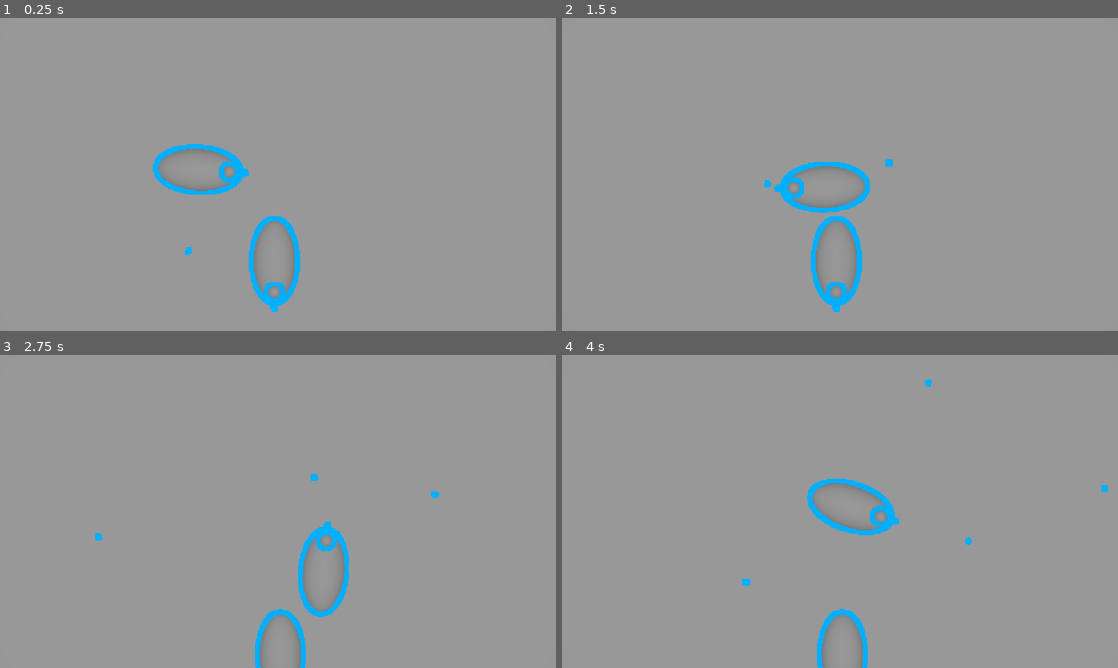
Above: before the commit, frames 1-4 (two rows, left to right).
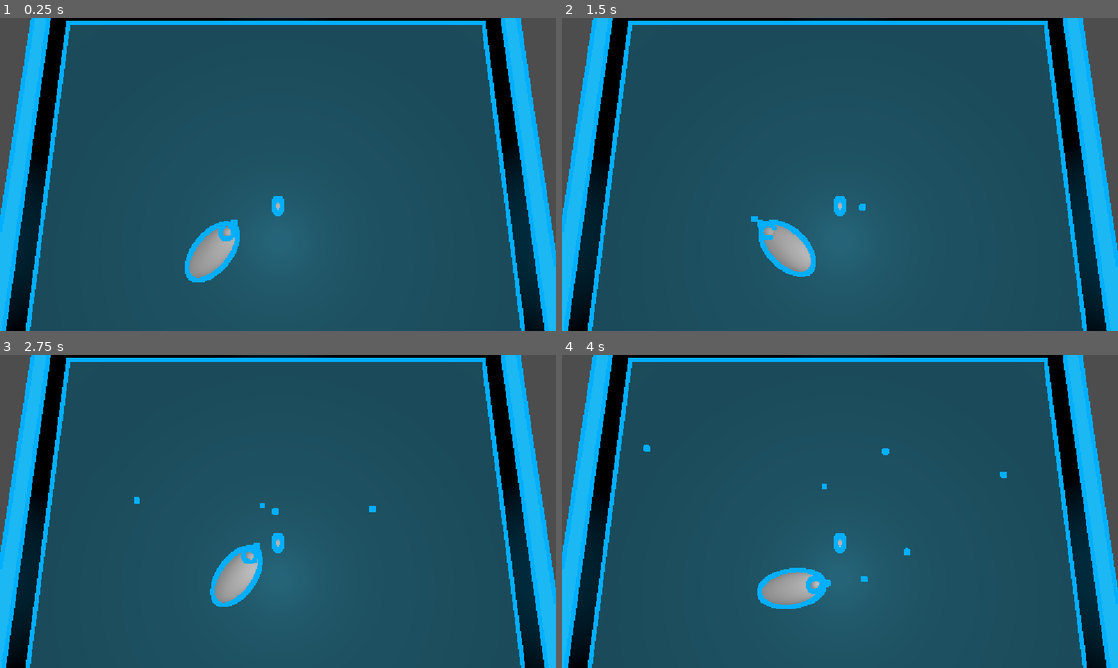
Above: after the commit, the same moments.

Repository: hizzamizza/Bubble-Core-0.5.0
Game: Godot game, scene res://main.tscn
Two runs of this game, one before a commit and one after it. Both use one fixed random seed, a clock stepped at 60 frames per second and the inputs below.
Inputs (mouse positions are in pixels of both pictures, inside the frame that each line leads up to):
- Up to frame 1 (0.25 s): no input
- Up to frame 2 (1.5 s): tap Enter at 0.5 s; move the mouse to (962, 158) at 0.52 s; press the mouse at (962, 158) at 0.53 s; hold D (right) 0.53-1.28 s; move the mouse to (728, 190) at 1.27 s; release the mouse at (728, 190) at 1.28 s; hold S (down) from 1.28 s (still down); click (728, 190) at 1.35 s
- Up to frame 3 (2.75 s): move the mouse to (333, 442) at 2.02 s; release S (down) at 2.03 s; press the mouse at (333, 442) at 2.03 s; hold D (right) from 2.03 s (still down)
- Up to frame 4 (4 s): move the mouse to (812, 574) at 2.77 s; release D (right) at 2.78 s; release the mouse at (812, 574) at 2.78 s; hold W (up) 2.78-3.53 s; click (812, 574) at 2.85 s; move the mouse to (1006, 558) at 3.52 s; press the mouse at (1006, 558) at 3.53 s; hold A (left) from 3.53 s (still down)

The runs differ from the first frame. In frame 1, 99% of the frame differs, in the area x 0-100%, y 0-100%; in frame 2, 99%; in frame 3, 99%; in frame 4, 99%.

Commit message:
Update main.tscn
added a simple arena and light + fixing camera

Diff:
--- a/buble-core-0.5.0/main.tscn
+++ b/buble-core-0.5.0/main.tscn
@@ -7,20 +7,29 @@
 [sub_resource type="PlaneMesh" id="PlaneMesh_cimh6"]
 size = Vector2(30, 30)
 
+[sub_resource type="StandardMaterial3D" id="StandardMaterial3D_p7pei"]
+albedo_color = Color(7.2196127e-07, 0.26996812, 0.33480123, 1)
+
 [sub_resource type="BoxShape3D" id="BoxShape3D_0xm2m"]
 size = Vector3(30, 0.001, 30)
+
+[sub_resource type="BoxMesh" id="BoxMesh_6rw38"]
+size = Vector3(1.0561523, 1, 1)
+
+[sub_resource type="StandardMaterial3D" id="StandardMaterial3D_6rw38"]
+albedo_color = Color(0, 0.7125, 0.95, 1)
 
 [node name="Main" type="Node3D" unique_id=430554001]
 
 [node name="Node3D" parent="." unique_id=935307446 node_paths=PackedStringArray("camera", "plane") instance=ExtResource("1_ig7tw")]
-transform = Transform3D(1, 0, 0, 0, 1, 0, 0, 0, 1, -0.8822923, 0.076847315, 0.051836252)
+transform = Transform3D(4, 0, 0, 0, 4, 0, 0, 0, 4, -3.9720588, 0.076847315, 1.7962155)
 camera = NodePath("../Camera3D")
 plane = NodePath("../MeshInstance3D")
 
 [node name="Camera3D" type="Camera3D" parent="." unique_id=1636048053]
-transform = Transform3D(8.138414, 0, 0, 0, -0.00017866162, 1.0004045, 0, 0.7899966, 0.0002262464, 0.04054594, 9.953379, 0)
-projection = 1
-size = 3.621
+transform = Transform3D(1, 5.454855e-08, -4.928014e-08, 3.7162692e-08, 0.20327815, 0.979121, 6.342721e-08, -0.979121, 0.20327815, 0, 22.80472, 1.695179)
+keep_aspect = 0
+size = 11.352002
 
 [node name="DirectionalLight3D" type="DirectionalLight3D" parent="." unique_id=1570585848]
 transform = Transform3D(1, 0, 0, 0, -0.00037924846, 0.99999994, 0, -0.99999994, -0.00037924846, 0, 3, 0)
@@ -28,6 +37,7 @@
 [node name="MeshInstance3D" type="MeshInstance3D" parent="." unique_id=818786588]
 transform = Transform3D(1, 0, 0, 0, 1, 0, 0, 0, 1, 0.032735825, 0.01808536, 0.00820899)
 mesh = SubResource("PlaneMesh_cimh6")
+surface_material_override/0 = SubResource("StandardMaterial3D_p7pei")
 
 [node name="StaticBody3D" type="StaticBody3D" parent="MeshInstance3D" unique_id=1422474650]
 
@@ -40,3 +50,32 @@
 [node name="Node3D2" parent="." unique_id=939373103 instance=ExtResource("1_ig7tw")]
 transform = Transform3D(0.99999994, 0, 0, 0, 1, 0, 0, 0, 0.99999994, 0, 0, -1)
 script = ExtResource("3_h2yge")
+
+[node name="MeshInstance3D2" type="MeshInstance3D" parent="." unique_id=606424451]
+transform = Transform3D(29.256977, 0, 0, 0, 3.0844643, 0, 0, 0, 1, 0, 0.48882675, -14.410561)
+layers = 8
+mesh = SubResource("BoxMesh_6rw38")
+surface_material_override/0 = SubResource("StandardMaterial3D_6rw38")
+
+[node name="MeshInstance3D3" type="MeshInstance3D" parent="." unique_id=2108015161]
+transform = Transform3D(-1.2788631e-06, 0, 1, 0, 3.0844643, 0, -29.256977, 0, -4.371139e-08, 14.951441, 0.48882675, -0.22507668)
+layers = 8
+mesh = SubResource("BoxMesh_6rw38")
+surface_material_override/0 = SubResource("StandardMaterial3D_6rw38")
+
+[node name="MeshInstance3D4" type="MeshInstance3D" parent="." unique_id=1593719564]
+transform = Transform3D(-1.2788631e-06, 0, 1, 0, 3.0844643, 0, -29.256977, 0, -4.371139e-08, -15.252619, 0.48882675, -0.22507668)
+layers = 8
+mesh = SubResource("BoxMesh_6rw38")
+surface_material_override/0 = SubResource("StandardMaterial3D_6rw38")
+
+[node name="MeshInstance3D5" type="MeshInstance3D" parent="." unique_id=1133411967]
+transform = Transform3D(29.256977, 0, 0, 0, 3.0844643, 0, 0, 0, 1, 0.18034685, 0.48882675, 11.7113495)
+layers = 8
+mesh = SubResource("BoxMesh_6rw38")
+surface_material_override/0 = SubResource("StandardMaterial3D_6rw38")
+
+[node name="OmniLight3D" type="OmniLight3D" parent="." unique_id=808131166]
+transform = Transform3D(1, 0, 0, 0, 1, 0, 0, 0, 1, 0, 1.8888903, 1.1290159)
+omni_range = 15.874
+omni_attenuation = 0.259
